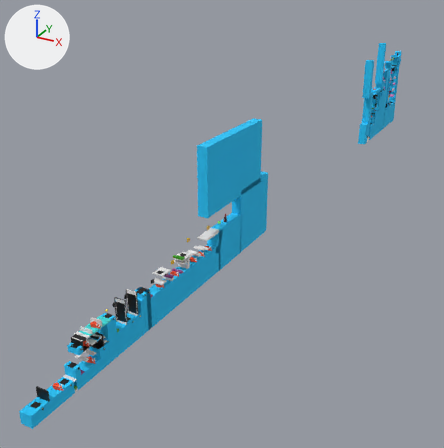
An edit to the Blender file scenes/Cheese.blend, drawn before and after from the same camera.
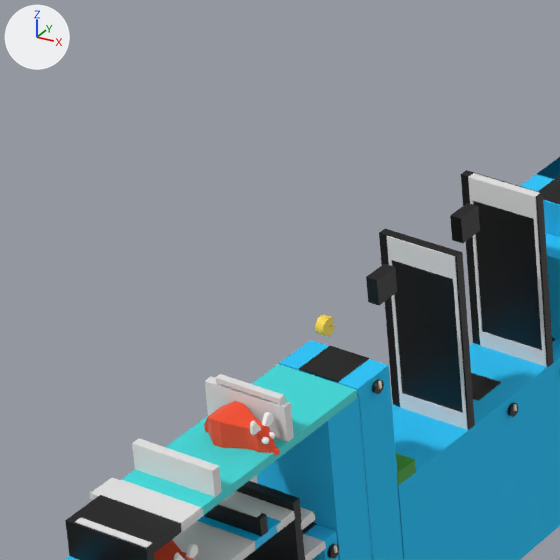
The first picture shows the older version from a 50 mm lens placed at (809.0, -596.0, 850.0), pointed at (-186.0, 1213.0, -54.0). The close-ups show the older and then the newer version on the part from 14% to 31% of the width and 59% to 77% of the height of that picture. Only the edits that show in the close-ups are written down. Arrows for +X, +Y and +Z are at upper left; the lights stay in place.

The scene before the commit, as lines of its bpy script (objects in view):
```python
ob_level1_4 = bpy.data.objects.new('Level1-4', None)
ob_level1_4.location = (0.0, 0.0, 0.0)
ob_level1_4.instance_type = 'COLLECTION'
ob_level1_4.instance_collection = col_level1_4
```
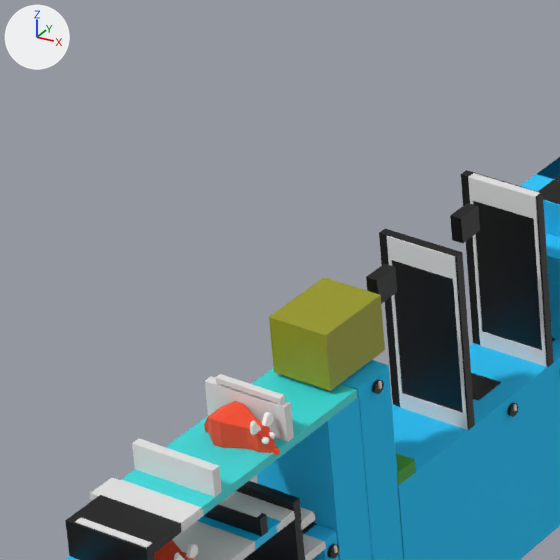
What changed in the scene script:
```text
Add me_metaballcube:
    me_metaballcube.from_pydata(...)  # a box spanning x -1.0..1.0, y -1.0..1.0, z -1.0..1.0
    me_metaballcube.materials.append(mat_cheese_wheel)
Add ob_metaballcube:
    ob_metaballcube = bpy.data.objects.new('metaBallCube', me_metaballcube)
    ob_metaballcube.parent = ob_cheese_wheel
    ob_metaballcube.matrix_parent_inverse = Matrix(((0.321, 0.0, 0.0, 0.0), (0.0, 0.321, 0.0, -106.7), (0.0, 0.0, 0.321, -34.67), (0.0, 0.0, 0.0, 1.0)))
    ob_metaballcube.location = (0.0125, 332.8, 105.3)
    ob_metaballcube.scale = (11.2, 13.7, 10.1)
```

Where the change shows, as pixel boxes (x1, y1, x2, y2) in the close-ups (560 x 560 px):
'metaBallCube', added
    after: (269, 277, 385, 391)
